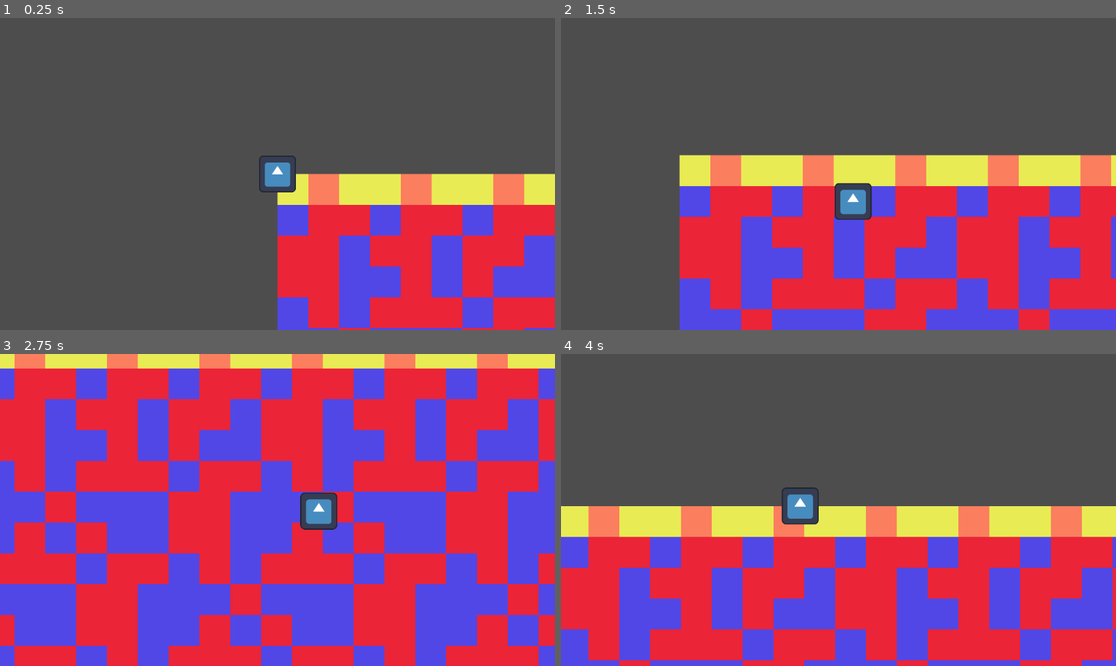
Above: before the commit, frames 1-4 (two rows, left to right).
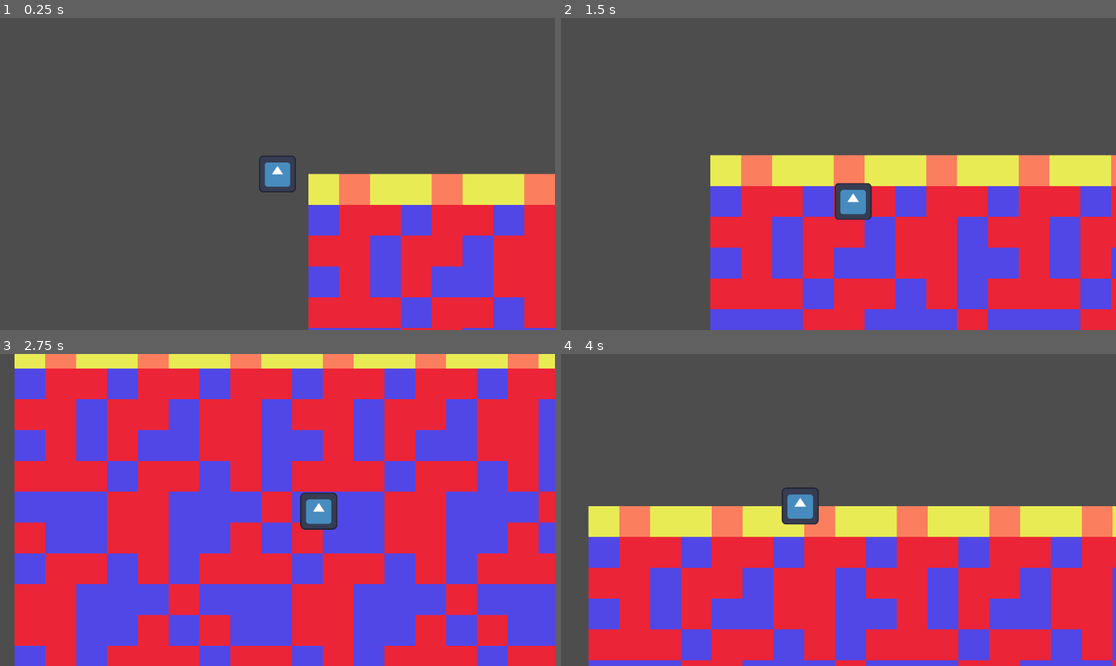
Above: after the commit, the same moments.

Repository: artelephantb/turbo-fishstick
Game: Godot game, scene res://scenes/world.tscn
Same seed, same stepped clock (60 frames per second), same inputs: the game is played once before the commit and once after it. The engine's default icon, where the game draws it, is replaced by a stand-in: a white triangle on a blue panel in a dark square.
Inputs:
- Up to frame 1 (0.25 s): no input
- Up to frame 2 (1.5 s): tap Enter at 0.5 s; hold Right (player_right) 0.53-1.28 s; hold Down (player_down) from 1.28 s (still down)
- Up to frame 3 (2.75 s): release Down (player_down) at 2.03 s; hold Right (player_right) from 2.03 s (still down)
- Up to frame 4 (4 s): release Right (player_right) at 2.78 s; hold Up (player_up) 2.78-3.53 s; hold Left (player_left) from 3.53 s (still down)

The runs differ from the first frame. In frame 1, 17% of the frame differs, in the area x 49-100%, y 49-100%; in frame 2, 28%; in frame 3, 62%, in the area x 0-100%, y 0-100%; in frame 4, 33%.

Commit message:
More random tiles

Diff:
--- a/scenes/world.gd
+++ b/scenes/world.gd
@@ -15,13 +15,16 @@
 			else:
 				tile_layer.set_cell(Vector2i(length, height) + location, structure[height][length] - 1, Vector2i(0, 0))
 
-func _ready() -> void:
+func place_chunk(location: Vector2i):
 	for chunk_x in range(15):
 		for chunk_y in range(15):
 			if chunk_y <= 0:
-				place_structure(STRUCTURE_TOPS[(set_seed * chunk_x + chunk_y) % len(STRUCTURE_TOPS)], Vector2i(chunk_x * 3, chunk_y * 3))
+				place_structure(STRUCTURE_TOPS[(set_seed * (chunk_x + location.x + chunk_y + location.y)) % len(STRUCTURE_TOPS)], Vector2i(chunk_x * 3, chunk_y * 3) + location)
 			if chunk_y > 0:
-				place_structure(STRUCTURE_GROUNDS[(set_seed * chunk_x + chunk_y) % len(STRUCTURE_GROUNDS)], Vector2i(chunk_x * 3, chunk_y * 3))
+				place_structure(STRUCTURE_GROUNDS[(set_seed * (chunk_x + location.x + chunk_y + location.y)) % len(STRUCTURE_GROUNDS)], Vector2i(chunk_x * 3, chunk_y * 3) + location)
+
+func _ready() -> void:
+	place_chunk(Vector2i(1, 0))
 
 func _process(delta: float) -> void:
 	pass
